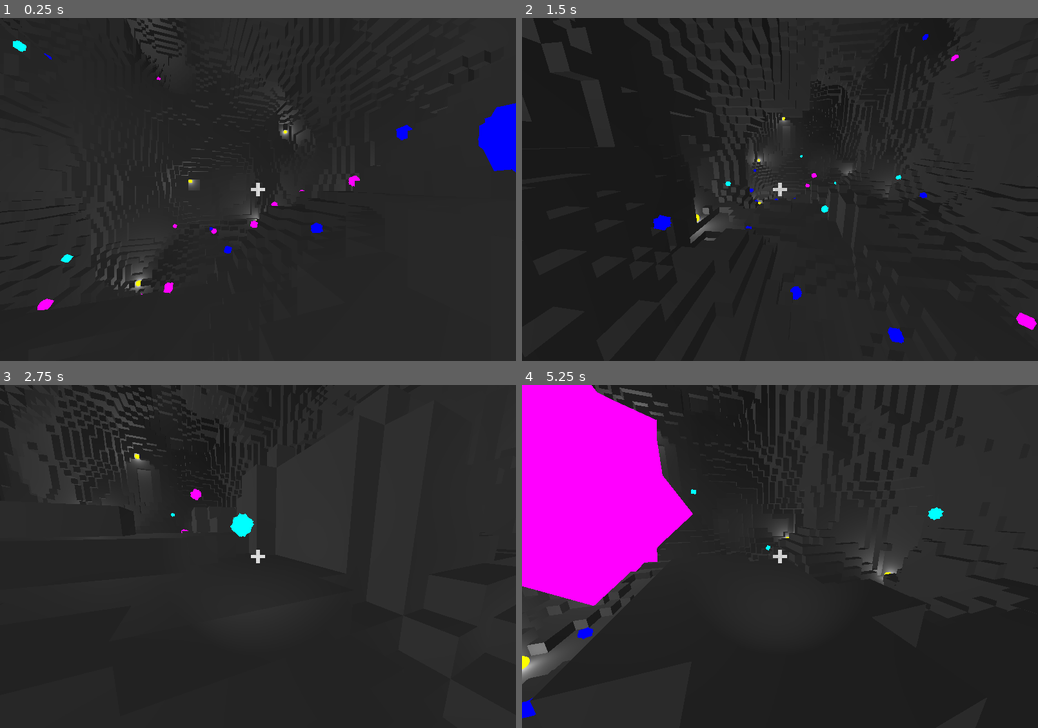
Above: before the commit, frames 1-4 (two rows, left to right).
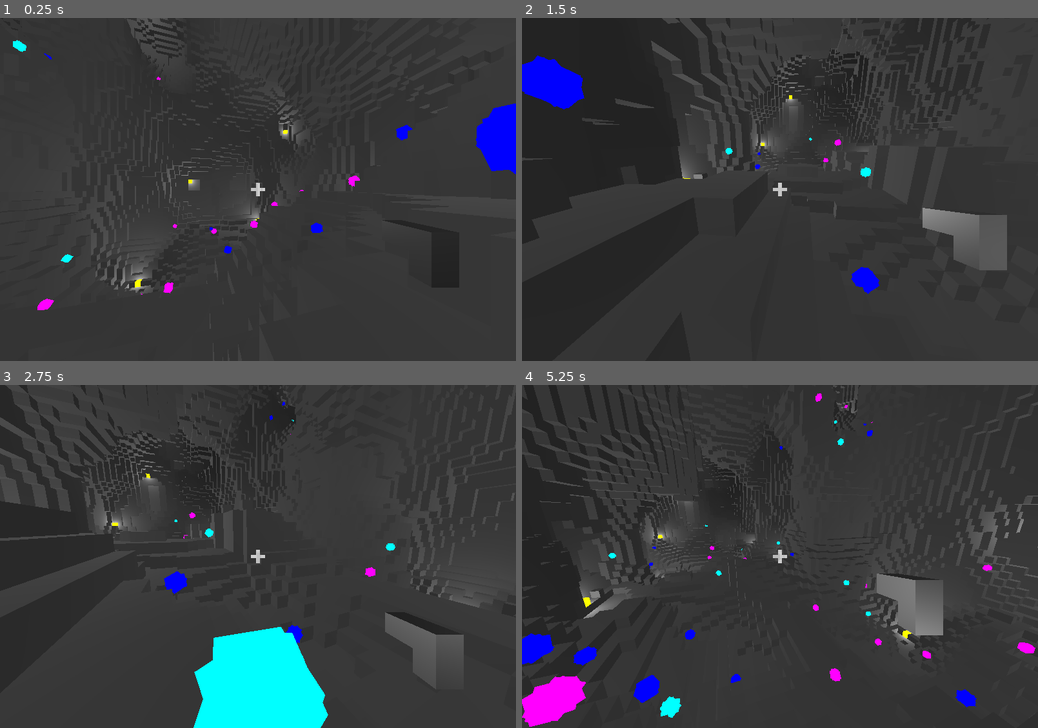
Above: after the commit, the same moments.

Repository: RoquefortCheese/AOU
Game: Godot game, scene res://main.tscn
Two runs of this game, one before a commit and one after it. Both use one fixed random seed, a clock stepped at 60 frames per second and the inputs below. The engine's default icon, where the game draws it, is replaced by a stand-in: a white triangle on a blue panel in a dark square.
Inputs (mouse positions are in pixels of both pictures, inside the frame that each line leads up to):
- Up to frame 1 (0.25 s): no input
- Up to frame 2 (1.5 s): tap Enter at 0.5 s; move the mouse to (893, 172) at 0.52 s; press the mouse at (893, 172) at 0.53 s; hold Right (right) 0.53-1.28 s; tap Space (jump) at 0.77 s; right-click (893, 172) at 0.8 s; move the mouse to (754, 189) at 1.27 s; release the mouse at (754, 189) at 1.28 s; hold Up (forward) from 1.28 s (still down); right-click (754, 189) at 1.35 s
- Up to frame 3 (2.75 s): keep holding Up (forward); tap Space (jump) at 1.52 s; click (232, 556) at 1.55 s; move the mouse to (268, 549) at 2.02 s; press the mouse at (268, 549) at 2.03 s; right-click (268, 549) at 2.3 s
- Up to frame 4 (5.25 s): keep holding Up (forward); move the mouse to (774, 563) at 2.77 s; release the mouse at (774, 563) at 2.78 s; right-click (774, 563) at 2.85 s; tap Space (jump) at 3.02, 3.77, 4.52 s; click (774, 563) at 3.05 s; move the mouse to (816, 559) at 3.52 s; hold Right mouse button (rightclick) 3.53-4.28 s; tap Alt at 3.6 s; move the mouse to (738, 553) at 4.27 s; tap Shift at 4.35 s; click (738, 553) at 4.55 s; move the mouse to (785, 556) at 5.02 s; press the mouse at (785, 556) at 5.03 s

The runs differ from the first frame. In frame 1, 2.3% of the frame differs, in the area x 0-100%, y 3-100%; in frame 2, 20%; in frame 3, 19%; in frame 4, 33%, in the area x 0-100%, y 0-100%.

Commit message:
start of an equipment system

Diff:
--- a/anomaly.gd
+++ b/anomaly.gd
@@ -1,14 +1,17 @@
 extends CharacterBody3D
+class_name Anomaly
 
 const floatconst = 4
 const wobbleconst = 4
 const followconst = 2
 const repelconst = 6
+const fallconst = -12
 const heightfriction = -4
 const flatfriction = -1
 const followradius = 16
 @export var boxmesh: BoxMesh
 
+var alive: bool
 var boxes: Array[MeshInstance3D]
 var spinvels: Dictionary[MeshInstance3D, Vector3]
 var acceleration: Vector3
@@ -17,6 +20,7 @@
 var offset: float
 
 func create(chamber: Node, color: Color):
+	self.alive = true
 	self.chamber = chamber
 	self.color = color
 	offset = randf() * TAU
@@ -30,10 +34,13 @@
 
 func _physics_process(delta: float):
 	acceleration = Vector3.ZERO
-	spinboxes(delta)
-	follow()
-	spaceout()
-	hover()
+	if alive:
+		spinboxes(delta)
+		follow()
+		spaceout()
+		hover()
+	else:
+		fall()
 	domath(delta)
 	move_and_slide()
 
@@ -74,8 +81,18 @@
 			if diff.length() >= 2 ** -4:
 				acceleration += diff.normalized() * repelconst / diff.length() ** 2
 
+func fall():
+	if not is_on_floor():
+		acceleration.y = fallconst
+
 func domath(delta: float):
 	velocity.y *= exp(heightfriction) ** delta
 	velocity.x *= exp(flatfriction) ** delta
 	velocity.z *= exp(flatfriction) ** delta
 	velocity += acceleration * delta
+
+func die():
+	if alive:
+		alive = false
+		for box in boxes:
+			box.mesh.material.albedo_color *= 0.25
--- a/anomaly.tscn
+++ b/anomaly.tscn
@@ -10,7 +10,6 @@
 size = Vector3(0.6, 0.6, 0.6)
 
 [sub_resource type="SphereShape3D" id="SphereShape3D_c1slk"]
-radius = 0.4
 
 [sub_resource type="StandardMaterial3D" id="StandardMaterial3D_knx40"]
 shading_mode = 0
--- a/boxline.gd
+++ b/boxline.gd
@@ -1,4 +1,7 @@
 extends MeshInstance3D
+
+func create(color: Color):
+	mesh.material.albedo_color = color
 
 func line(point1: Vector3, point2: Vector3):
 	mesh.size.z = Global.dist(point1, point2) + 0.2
--- /dev/null
+++ b/boxline.tscn
@@ -0,0 +1,14 @@
+[gd_scene format=3 uid="uid://qlptchw5umvf"]
+
+[ext_resource type="Script" uid="uid://cdwfan1xykvgh" path="res://boxline.gd" id="1_bnx2p"]
+
+[sub_resource type="StandardMaterial3D" id="StandardMaterial3D_i3pqv"]
+shading_mode = 0
+
+[sub_resource type="BoxMesh" id="BoxMesh_onrkg"]
+material = SubResource("StandardMaterial3D_i3pqv")
+size = Vector3(0.1, 0.1, 1)
+
+[node name="BoxLine" type="MeshInstance3D" unique_id=2034336193]
+mesh = SubResource("BoxMesh_onrkg")
+script = ExtResource("1_bnx2p")
--- a/chamber.gd
+++ b/chamber.gd
@@ -145,32 +145,8 @@
 					ground = null
 
 func createvisuals():
+	placelights()
 	createmeshes()
-	placelights()
-
-func createmeshes():
-	for voxtype in Global.Vox.values():
-		if voxtype != Global.Vox.AIR:
-			var st = SurfaceTool.new()
-			st.set_material(Global.materials[voxtype])
-			st.begin(Mesh.PRIMITIVE_TRIANGLES)
-			surfacetools[voxtype] = st
-	for x in range(size):
-		for y in range(size):
-			for z in range(size):
-				var point = Vector3(x, y, z)
-				var voxtype = voxmap[point]
-				if voxtype != Global.Vox.AIR:
-					var st = surfacetools[voxtype]
-					for disp in cardinals:
-						var npoint = point + disp
-						if npoint in voxmap and voxmap[npoint] == Global.Vox.AIR:
-							st.append_from(face, 0, Transform3D(bases[disp], point + disp / 2. + Vector3.ONE / 2.))
-	for st in surfacetools.values():
-		var meshinstance = MeshInstance3D.new()
-		meshinstance.mesh = st.commit()
-		meshinstance.create_trimesh_collision()
-		add_child(meshinstance)
 
 func placelights():
 	var volumefactor = len(air) ** (1. / 3)
@@ -180,6 +156,7 @@
 	for i in range(24):
 		var light = OmniLight3D.new()
 		light.omni_range = volumefactor * 2 ** dice.randf_range(-1, 1)
+		light.light_energy = 4
 		var bestpoints = []
 		var leastlight = INF
 		for point in air:
@@ -194,14 +171,32 @@
 		for point in lighting:
 			lighting[point] += 1 / Global.dist(lightpos, point)
 		add_child(light)
-
-		var sphere = MeshInstance3D.new()
-		sphere.mesh = SphereMesh.new()
-		sphere.position = light.position
-		sphere.mesh.material = StandardMaterial3D.new()
-		sphere.mesh.material.albedo_color = Color.YELLOW
-		sphere.mesh.material.shading_mode = 0
-		add_child(sphere)
+		voxmap[lightpos] = Global.Vox.LIGHT
+
+func createmeshes():
+	for voxtype in Global.Vox.values():
+		if voxtype != Global.Vox.AIR:
+			var st = SurfaceTool.new()
+			st.begin(Mesh.PRIMITIVE_TRIANGLES)
+			st.set_material(Global.materials[voxtype])
+			surfacetools[voxtype] = st
+	for x in range(size):
+		for y in range(size):
+			for z in range(size):
+				var point = Vector3(x, y, z)
+				var voxtype = voxmap[point]
+				if voxtype != Global.Vox.AIR:
+					var st = surfacetools[voxtype]
+					for disp in cardinals:
+						var npoint = point + disp
+						if npoint in voxmap and voxmap[npoint] == Global.Vox.AIR:
+							st.append_from(face, 0, Transform3D(bases[disp], point + disp / 2. + Vector3.ONE / 2.))
+	for st in surfacetools.values():
+		var meshinstance = MeshInstance3D.new()
+		meshinstance.mesh = st.commit()
+		if meshinstance.mesh.get_surface_count() != 0:
+			meshinstance.create_trimesh_collision()
+			add_child(meshinstance)
 
 func anomalize():
 	for i in range(len(air) * 0.0004):
--- /dev/null
+++ b/equipment.gd
@@ -0,0 +1,11 @@
+@abstract
+extends Node3D
+class_name Equipment
+
+var ray: RayCast3D
+
+func equip():
+	Global.player.get_node("Camera3D/HandPos").add_child(self)
+	ray = Global.player.get_node("Camera3D/RayCast3D")
+
+@abstract func fire()
--- a/global.gd
+++ b/global.gd
@@ -1,7 +1,9 @@
 extends Node
 
-enum Vox {AIR, STONE}
+enum Vox {AIR, STONE, LIGHT}
 @export var materials: Dictionary[Vox, Material]
+enum EquipmentType {PISTOL}
+@export var equipment: Dictionary[EquipmentType, PackedScene]
 
 var worldseed: int
 var player: CharacterBody3D
--- a/global.tscn
+++ b/global.tscn
@@ -1,12 +1,21 @@
 [gd_scene format=3 uid="uid://bywumdx7if63m"]
 
 [ext_resource type="Script" uid="uid://ddoamclbqn0gj" path="res://global.gd" id="1_6q3x5"]
+[ext_resource type="PackedScene" uid="uid://cd55ua6sp41hp" path="res://pistol.tscn" id="2_qxp0b"]
+
+[sub_resource type="StandardMaterial3D" id="StandardMaterial3D_qxp0b"]
+albedo_color = Color(0.3764706, 0.3764706, 0.3764706, 1)
 
 [sub_resource type="StandardMaterial3D" id="StandardMaterial3D_6q3x5"]
-albedo_color = Color(0.2509804, 0.2509804, 0.2509804, 1)
+shading_mode = 0
+albedo_color = Color(1, 1, 0, 1)
 
 [node name="Global" type="Node" unique_id=1677589215]
 script = ExtResource("1_6q3x5")
 materials = Dictionary[int, Material]({
-1: SubResource("StandardMaterial3D_6q3x5")
+1: SubResource("StandardMaterial3D_qxp0b"),
+2: SubResource("StandardMaterial3D_6q3x5")
 })
+equipment = Dictionary[int, PackedScene]({
+0: ExtResource("2_qxp0b")
+})
--- /dev/null
+++ b/pistol.gd
@@ -0,0 +1,11 @@
+extends Equipment
+
+func fire():
+	if ray.is_colliding(): #and Global.dist(ray.global_position, ray.get_collision_point()) <= 12:
+		var target = ray.get_collider()
+		if is_instance_of(target, Anomaly):
+			target.die()
+
+func _process(delta: float):
+	var time = Global.time()
+	position = Vector3(sin(time), sin(time * sqrt(2)), 0) * 0.0625
--- /dev/null
+++ b/pistol.tscn
@@ -0,0 +1,10 @@
+[gd_scene format=3 uid="uid://cd55ua6sp41hp"]
+
+[ext_resource type="Script" uid="uid://dum7hxs2t1hc0" path="res://pistol.gd" id="1_08c3m"]
+[ext_resource type="PackedScene" uid="uid://b1q4dnstg7yqa" path="res://pistol.glb" id="2_bttkv"]
+
+[node name="Pistol" type="Node3D" unique_id=778629940]
+script = ExtResource("1_08c3m")
+
+[node name="PistolModel" parent="." unique_id=1854653792 instance=ExtResource("2_bttkv")]
+transform = Transform3D(-5.4639235e-09, 0, -0.125, 0, 0.125, 0, 0.125, 0, -5.4639235e-09, 0.125, 0.375, -0.375)
--- a/player.gd
+++ b/player.gd
@@ -5,19 +5,23 @@
 const cruisespeed = 10
 const friction = -6
 const acc = cruisespeed * -friction
-var hookconst = 0.2
-var hookpos
+
+var equipment: Dictionary[String, Variant]
 var pan: Vector3
 
 func _ready():
-	$Camera3D.rotation.y = randf() * PI * 2
+	Global.player = self
+	rotation.y = randf() * PI * 2
 	pan = $Camera3D.rotation
-	hookpos = null
+	$Camera3D/RayCast3D.add_exception(self)
+	equipment = {"leftclick": null, "rightclick": null}
+
+	equip("leftclick", Global.EquipmentType.PISTOL)
 
 func _physics_process(delta: float):
 	handlecam(delta)
 	movementinput(delta)
-	handlehookshot(delta)
+	useequipment(delta)
 	otherphysics(delta)
 
 func movementinput(delta: float):
@@ -42,22 +46,11 @@
 	for axis in range(2):
 		$Camera3D.rotation[axis] += (pan[axis] - $Camera3D.rotation[axis]) * (1 - (2 ** 48) ** -delta)
 
-func handlehookshot(delta: float):
-	if Input.is_action_pressed("rightclick"):
-		var campos = $Camera3D.global_position
-		var gun = $Camera3D.get_node("GrappleGun").global_position
-		var target = hookpos
-		if hookpos == null:
-			target = $Camera3D.get_node("RayCast3D").get_collision_point()
-			hookpos = target
-		$BoxLine.visible = true
-		$BoxLine.line(gun, target)
-		var direction = (target - campos).normalized()
-		var springacc = hookconst * Global.dist(campos, target) ** 2
-		velocity += direction * springacc * delta
-	else:
-		$BoxLine.visible = false
-		hookpos = null
+func useequipment(delta: float):
+	if Input.mouse_mode == Input.MOUSE_MODE_CAPTURED:
+		for hand in equipment:
+			if Input.is_action_just_pressed(hand) and equipment[hand] != null:
+				equipment[hand].fire()
 
 func otherphysics(delta: float):
 	velocity.x *= exp(friction) ** delta
@@ -66,6 +59,11 @@
 		velocity.y -= 10 * delta
 	move_and_slide()
 
+func equip(hand: String, eqtype: Global.EquipmentType):
+	var item = Global.equipment[eqtype].instantiate()
+	item.equip()
+	equipment[hand] = item
+
 func _input(event: InputEvent):
 	if event is InputEventMouseMotion:
 		if Input.mouse_mode == Input.MOUSE_MODE_CAPTURED:
--- a/player.tscn
+++ b/player.tscn
@@ -2,7 +2,6 @@
 
 [ext_resource type="Script" uid="uid://ben0v5dc8e4pl" path="res://player.gd" id="1_4flbx"]
 [ext_resource type="Shader" uid="uid://bcmdwyjuyraxo" path="res://post.gdshader" id="2_onrkg"]
-[ext_resource type="Script" uid="uid://cdwfan1xykvgh" path="res://boxline.gd" id="3_i3pqv"]
 [ext_resource type="Shader" uid="uid://3pgn14eohwd8" path="res://crosshair.gdshader" id="4_hqtel"]
 [ext_resource type="Texture2D" uid="uid://crnr8scc3dp5g" path="res://icon.svg" id="5_sweqy"]
 
@@ -10,18 +9,11 @@
 radius = 0.2
 height = 1.25
 
-[sub_resource type="StandardMaterial3D" id="StandardMaterial3D_i3pqv"]
-shading_mode = 0
-
-[sub_resource type="BoxMesh" id="BoxMesh_onrkg"]
-material = SubResource("StandardMaterial3D_i3pqv")
-size = Vector3(0.1, 0.1, 1)
+[sub_resource type="ShaderMaterial" id="ShaderMaterial_hqtel"]
+shader = ExtResource("4_hqtel")
 
 [sub_resource type="ShaderMaterial" id="ShaderMaterial_i3pqv"]
 shader = ExtResource("2_onrkg")
-
-[sub_resource type="ShaderMaterial" id="ShaderMaterial_hqtel"]
-shader = ExtResource("4_hqtel")
 
 [sub_resource type="StandardMaterial3D" id="StandardMaterial3D_2hs0m"]
 albedo_texture = ExtResource("5_sweqy")
@@ -45,19 +37,18 @@
 [node name="RayCast3D" type="RayCast3D" parent="Camera3D" unique_id=1232509615]
 target_position = Vector3(0, 0, -2048)
 
-[node name="SpotLight3D" type="SpotLight3D" parent="Camera3D" unique_id=706525484]
-light_energy = 0.25
-spot_range = 8.0
-spot_angle = 30.0
-
-[node name="GrappleGun" type="Node3D" parent="Camera3D" unique_id=405499242]
+[node name="HandPos" type="Node3D" parent="Camera3D" unique_id=405499242]
 transform = Transform3D(1, 0, 0, 0, 1, 0, 0, 0, 1, 0.2, -0.5, 0)
 
-[node name="BoxLine" type="MeshInstance3D" parent="." unique_id=1357251747]
-mesh = SubResource("BoxMesh_onrkg")
-script = ExtResource("3_i3pqv")
+[node name="CanvasLayer" type="CanvasLayer" parent="." unique_id=330074035]
 
-[node name="CanvasLayer" type="CanvasLayer" parent="." unique_id=330074035]
+[node name="Crosshair" type="ColorRect" parent="CanvasLayer" unique_id=820059056]
+material = SubResource("ShaderMaterial_hqtel")
+anchors_preset = 15
+anchor_right = 1.0
+anchor_bottom = 1.0
+grow_horizontal = 2
+grow_vertical = 2
 
 [node name="PostProcessing" type="ColorRect" parent="CanvasLayer" unique_id=1485664400]
 visible = false
@@ -68,14 +59,6 @@
 grow_horizontal = 2
 grow_vertical = 2
 
-[node name="Crosshair" type="ColorRect" parent="CanvasLayer" unique_id=820059056]
-material = SubResource("ShaderMaterial_hqtel")
-anchors_preset = 15
-anchor_right = 1.0
-anchor_bottom = 1.0
-grow_horizontal = 2
-grow_vertical = 2
-
 [node name="MeshInstance3D" type="MeshInstance3D" parent="." unique_id=1149832090]
-transform = Transform3D(1, 0, 0, 0, 1, 0, 0, 0, 1, 0, 1.25, 0)
+transform = Transform3D(-1, 0, -8.742278e-08, 0, 1, 0, 8.742278e-08, 0, -1, 0, 1.25, 0)
 mesh = SubResource("CapsuleMesh_hqtel")
--- a/post.gdshader
+++ b/post.gdshader
@@ -1,7 +1,2 @@
 shader_type canvas_item;
 uniform sampler2D screen: hint_screen_texture, filter_nearest_mipmap;
-const int pixelsize = 12;
-
-void fragment() {
-	COLOR = texture(screen, floor((SCREEN_UV / SCREEN_PIXEL_SIZE + vec2(float(pixelsize))) / float(pixelsize)) * float(pixelsize) * SCREEN_PIXEL_SIZE);
-}
--- a/project.godot
+++ b/project.godot
@@ -64,14 +64,14 @@
 "events": [Object(InputEventMouseButton,"resource_local_to_scene":false,"resource_name":"","device":-1,"window_id":0,"a …(253 unchanged characters)…
 ]
 }
+rightclick={
+"deadzone": 0.2,
+"events": [Object(InputEventMouseButton,"resource_local_to_scene":false,"resource_name":"","device":-1,"window_id":0,"alt_pressed":false,"shift_pressed":false,"ctrl_pressed":false,"meta_pressed":false,"button_mask":0,"position":Vector2(0, 0),"global_position":Vector2(0, 0),"factor":1.0,"button_index":2,"canceled":false,"pressed":false,"double_click":false,"script":null)
+]
+}
 esc={
 "deadzone": 0.2,
 "events": [Object(InputEventKey,"resource_local_to_scene":false,"resource_name":"","device":-1,"window_id":0,"alt_press …(195 unchanged characters)…
-]
-}
-rightclick={
-"deadzone": 0.2,
-"events": [Object(InputEventMouseButton,"resource_local_to_scene":false,"resource_name":"","device":-1,"window_id":0,"alt_pressed":false,"shift_pressed":false,"ctrl_pressed":false,"meta_pressed":false,"button_mask":0,"position":Vector2(0, 0),"global_position":Vector2(0, 0),"factor":1.0,"button_index":2,"canceled":false,"pressed":false,"double_click":false,"script":null)
 ]
 }
 
--- a/world.gd
+++ b/world.gd
@@ -14,4 +14,3 @@
 	Global.worldseed = randi()
 	print("world seed: " + str(Global.worldseed))
 	Global.world = self
-	Global.player = $Player
Not shown, added: equipment.gd.uid
Not shown, added: pistol.gd.uid
Binary file added: pistol.glb
Not shown, added: pistol.glb.import
